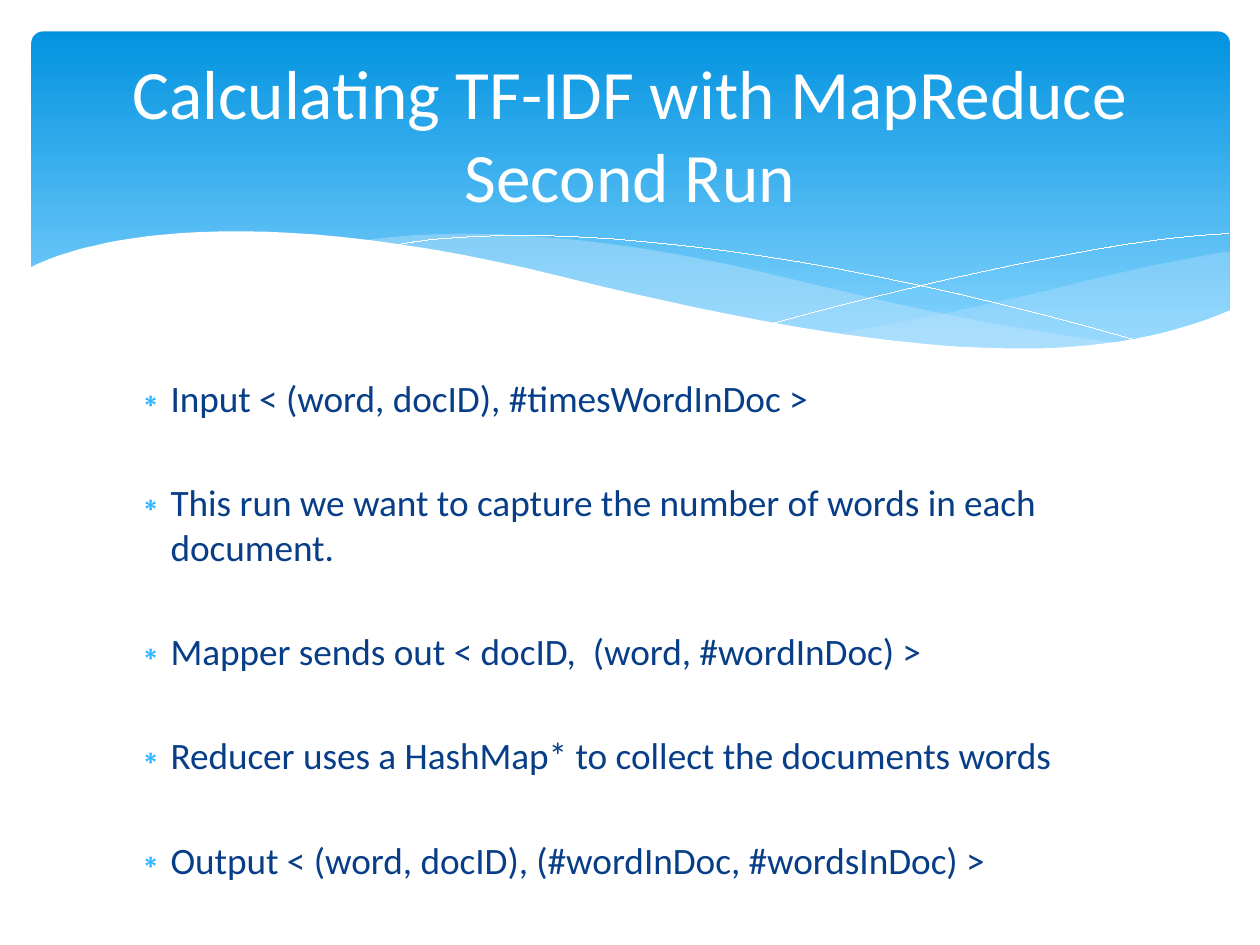
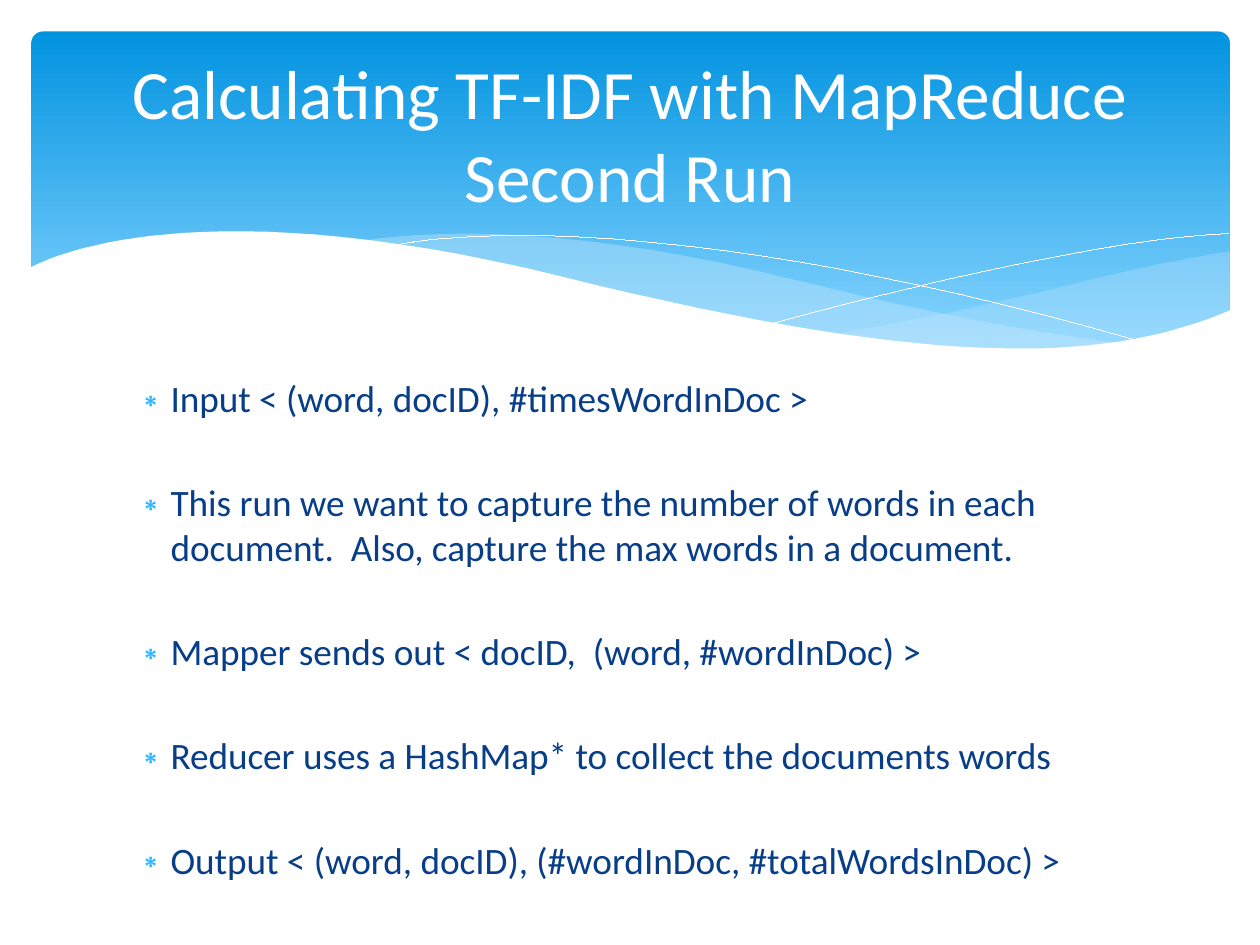
Before and after one commit to Mletter1/Challenge1, a slide deck: slide 7 of Presentation.pptx. Drawn at 1260x945 pixels with LibreOffice and Linux fonts; fonts in the diff are those of the drawing. Boxes give left, top, right and bottom in pixels: in the first picture for what was removed or moved away, otherwise in the second. Text is boxed around its words. In the diff, an @@ line names an element or a change of style, - is before the commit and + after.

Commit message:
and a few more updates to presentation

```diff
--- a/Presentation.pptx
+++ b/Presentation.pptx
@@ text at bbox=[171, 490, 1036, 567]: text changed @@
-∗ This run we want to capture the number of words in each document.
+∗ This run we want to capture the number of words in each document. Also, capture the max words in a document.
@@ text at bbox=[171, 847, 1033, 880]: text changed @@
-∗ Output < (word, docID), (#wordInDoc, #wordsInDoc) >
+∗ Output < (word, docID), (#wordInDoc, #totalWordsInDoc) >
```
Also in this commit, not shown: 2 other slides changed, 2 slides added, 1 slide removed.
